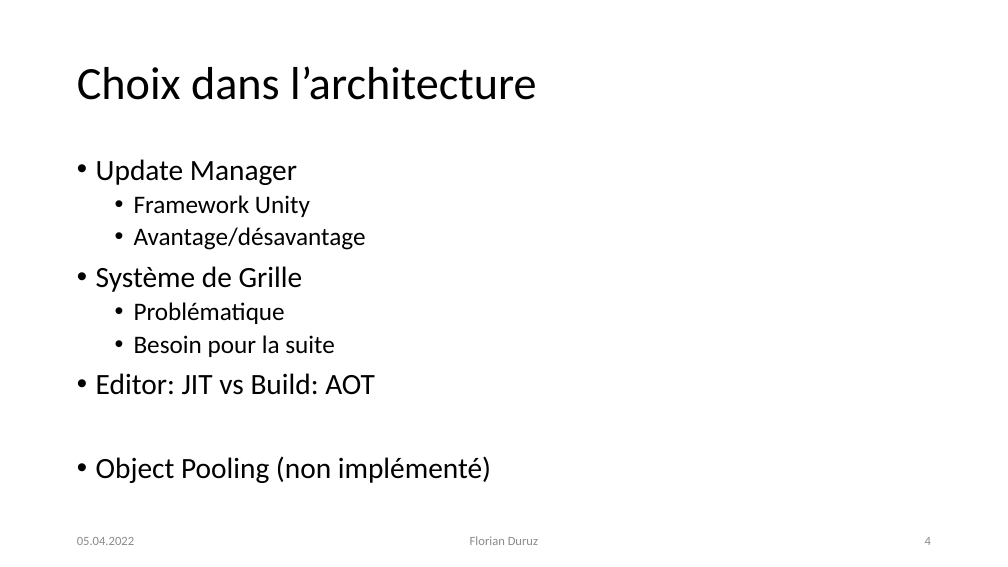
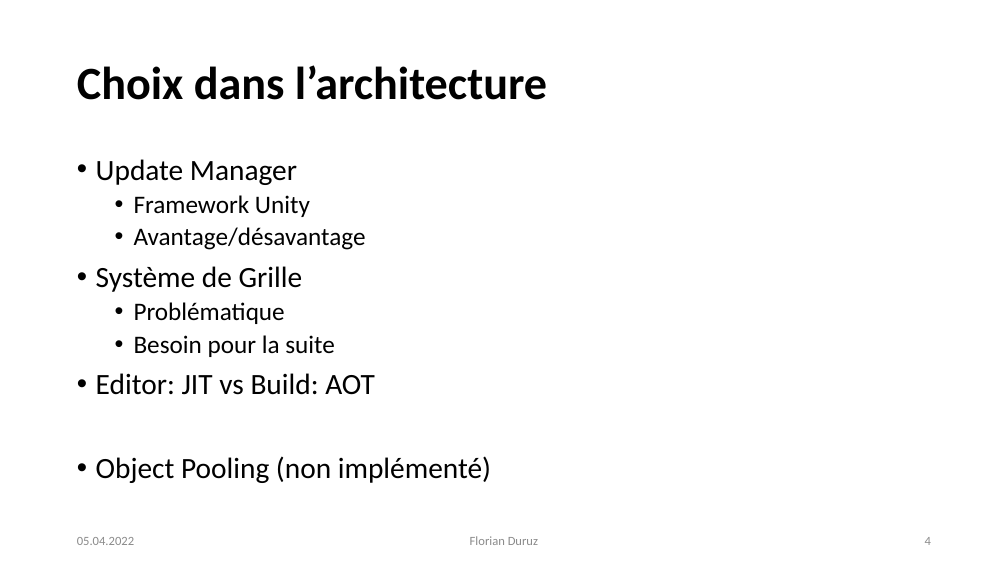
Before and after one commit to Cat-du-Fromage/KaizerWald_TowerDefense, a slide deck: slide 4 of Documentation/DefensePresentation.pptx. Drawn at 1008x567 pixels with LibreOffice and Linux fonts; fonts in the diff are those of the drawing. Boxes give left, top, right and bottom in pixels: in the first picture for what was removed or moved away, otherwise in the second. Text is boxed around its words. In the diff, an @@ line names an element or a change of style, - is before the commit and + after.

```diff
--- a/Documentation/DefensePresentation.pptx
+++ b/Documentation/DefensePresentation.pptx
@@ title "Choix dans l’architecture" at [77,65,547,100]: bold on @@
```
Also in this commit, not shown: 13 other slides changed, 3 other files.
